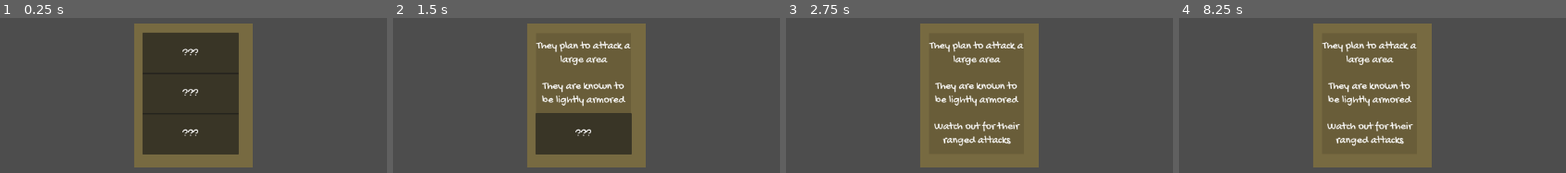
Above: before the commit, frames 1-4 (left to right).
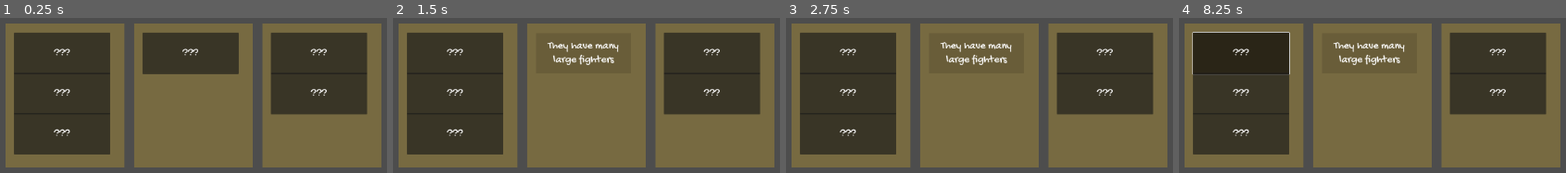
Above: after the commit, the same moments.

Repository: hulien22/ldjam54
Game: Godot game, scene res://scenes/combat.tscn
Same seed, same stepped clock (60 frames per second), same inputs: the game is played once before the commit and once after it. The project has no main scene, so this scene is started directly.
Inputs (mouse positions are in pixels of both pictures, inside the frame that each line leads up to):
- Up to frame 1 (0.25 s): no input
- Up to frame 2 (1.5 s): click (582, 53) at 0.52 s; click (582, 93) at 1.27 s
- Up to frame 3 (2.75 s): click (975, 134) at 2.02 s
- Up to frame 4 (8.25 s): tap Enter at 2.75, 4.25, 5.75 s; move the mouse to (1523, 126) at 2.77 s; click (1523, 126) at 2.92 s; tap Space at 3.5, 5, 6.5 s; move the mouse to (1213, 168) at 3.52 s; click (1213, 168) at 3.67 s; move the mouse to (1434, 56) at 4.27 s; click (1434, 56) at 4.42 s; move the mouse to (outside the picture) at 5.02 s; click (outside the picture) at 5.17 s; move the mouse to (outside the picture) at 5.77 s; click (outside the picture) at 5.92 s; move the mouse to (outside the picture) at 6.52 s; click (outside the picture) at 6.67 s; move the mouse to (1399, 148) at 7.27 s; click (1399, 148) at 7.42 s; move the mouse to (1252, 44) at 8.02 s; click (1252, 44) at 8.17 s

The runs differ from the first frame. In frame 1, 69% of the frame differs, in the area x 1-99%, y 3-97%; in frame 2, 65%; in frame 3, 60%; in frame 4, 59%.

Commit message:
add basic tactics tooltip

Diff:
--- a/scenes/combat.tscn
+++ b/scenes/combat.tscn
@@ -1,6 +1,11 @@
-[gd_scene load_steps=2 format=3 uid="uid://bds4dx4cjh170"]
+[gd_scene load_steps=3 format=3 uid="uid://bds4dx4cjh170"]
 
 [ext_resource type="Script" path="res://scripts/combat.gd" id="1_uqive"]
+[ext_resource type="PackedScene" uid="uid://7cgw8nt5wvde" path="res://scenes/tooltip.tscn" id="2_7e2x6"]
 
 [node name="combat" type="Node2D"]
 script = ExtResource("1_uqive")
+
+[node name="tooltip" parent="." instance=ExtResource("2_7e2x6")]
+position = Vector2(210, 119)
+scale = Vector2(0.6, 0.6)
--- /dev/null
+++ b/scenes/tooltip.tscn
@@ -0,0 +1,73 @@
+[gd_scene load_steps=7 format=3 uid="uid://7cgw8nt5wvde"]
+
+[ext_resource type="FontFile" uid="uid://b1yle3bl6l4qs" path="res://fonts/GochiHand-Regular.ttf" id="1_gryj3"]
+[ext_resource type="Script" path="res://scripts/tooltip.gd" id="1_ti84n"]
+
+[sub_resource type="LabelSettings" id="LabelSettings_b7788"]
+font = ExtResource("1_gryj3")
+font_size = 30
+
+[sub_resource type="LabelSettings" id="LabelSettings_5ypka"]
+font = ExtResource("1_gryj3")
+font_size = 25
+font_color = Color(0.839216, 0.839216, 0.839216, 1)
+
+[sub_resource type="LabelSettings" id="LabelSettings_fp4sk"]
+font = ExtResource("1_gryj3")
+font_size = 25
+font_color = Color(0.282353, 0.909804, 0.286275, 1)
+
+[sub_resource type="LabelSettings" id="LabelSettings_df3dj"]
+font = ExtResource("1_gryj3")
+font_size = 25
+font_color = Color(0.870588, 0.2, 0.2, 1)
+
+[node name="tooltip" type="Node2D"]
+z_index = 99
+script = ExtResource("1_ti84n")
+
+[node name="TacticTooltip" type="Node2D" parent="."]
+
+[node name="ColorRect" type="ColorRect" parent="TacticTooltip"]
+offset_right = 325.0
+offset_bottom = 409.0
+color = Color(0, 0, 0, 0.129412)
+
+[node name="Title" type="Label" parent="TacticTooltip"]
+offset_top = 8.0
+offset_right = 328.0
+offset_bottom = 48.0
+text = "The Beeg Bonk"
+label_settings = SubResource("LabelSettings_b7788")
+horizontal_alignment = 1
+text_overrun_behavior = 1
+
+[node name="Desc" type="Label" parent="TacticTooltip"]
+offset_left = 9.0
+offset_top = 57.0
+offset_right = 318.0
+offset_bottom = 172.0
+text = "Hit them with the largest sticks we can find"
+label_settings = SubResource("LabelSettings_5ypka")
+autowrap_mode = 3
+text_overrun_behavior = 1
+
+[node name="Pros" type="Label" parent="TacticTooltip"]
+offset_left = 9.0
+offset_top = 171.0
+offset_right = 318.0
+offset_bottom = 286.0
+text = "+ Good against poorly armored fighters"
+label_settings = SubResource("LabelSettings_fp4sk")
+autowrap_mode = 3
+text_overrun_behavior = 1
+
+[node name="Cons" type="Label" parent="TacticTooltip"]
+offset_left = 9.0
+offset_top = 287.0
+offset_right = 318.0
+offset_bottom = 402.0
+text = "- Bad against advanced strategies and even larger sticks"
+label_settings = SubResource("LabelSettings_df3dj")
+autowrap_mode = 3
+text_overrun_behavior = 1
--- a/scripts/Global.gd
+++ b/scripts/Global.gd
@@ -24,7 +24,7 @@
 	"Omae Wa Mou Shindeiru" : Tactic.new("Omae Wa Mou Shindeiru", "Teleport behind their backs, 'Nothing personnel kid'", "Good against ranged units", "CON", [TacticHints.HINT_STEALTHY, TacticHints.HINT_SURPRISE]),
 	"Faint Attack" : Tactic.new("Faint Attack", "Pretend to faint to draw in their forces, then attack!", "Works well on dumb soldiers", "CON", [TacticHints.HINT_SMART, TacticHints.HINT_SURPRISE]),
 	"Platypus Defense" : Tactic.new("Platypus Defense", "Stab attackers with poisonous spurs", "Good against poorly armored fighters", "CON", [TacticHints.HINT_DEFENSIVE, TacticHints.HINT_WEAK]),
-	"Tank You Very Much" : Tactic.new("Tank You Very Much", "Steal enemy tanks and attack with them", "Really good if they have tanks", "Really bad if they don't", [TacticHints.HINT_STEALTHY]),
+	"Tank You Very Much" : Tactic.new("Tank You Very Much", "Steal enemy tanks and attack with them", "Really good if they have tanks", "Really bad if they don't..", [TacticHints.HINT_STEALTHY]),
 	"Carpet Bomb" : Tactic.new("Carpet Bomb", "Cover them with the finest carpets", "Good against units that are hiding", "Bad against stronger enemies", [TacticHints.HINT_AOE, TacticHints.HINT_WEAK, TacticHints.HINT_RANGED]),
 	"Armadillo Rollout" : Tactic.new("Armadillo Rollout", "Roll armadillos at them and aim for a STRIKE!", "PRO", "CON", [TacticHints.HINT_POWERFUL_ATTACK, TacticHints.HINT_AOE]),
 	"Walk The Flank" : Tactic.new("Walk The Flank", "Put on eyepatches and attack from both sides me-mateys!", "PRO", "CON", [TacticHints.HINT_SURPRISE]),
--- a/scripts/Tactic.gd
+++ b/scripts/Tactic.gd
@@ -16,5 +16,5 @@
 	name_ = name;
 	desc_ = desc;
 	pro_ = pro;
-	con = con;
+	con_ = con;
 	hints_ = hints
--- a/scripts/combat.gd
+++ b/scripts/combat.gd
@@ -2,9 +2,19 @@
 
 var EnemyInfo = preload("res://scenes/enemyinfo.tscn");
 
+var num_tactics_: int;
+var enemy_infos_: Array;
+const offsets: Array = [[0], [-100,100], [-200,0,200]]
+
+func set_num_tactics(n:int):
+	num_tactics_ = n;
+	for i in n:
+		enemy_infos_.append(EnemyInfo.instantiate());
+		enemy_infos_.back().position = Vector2(500 + offsets[n-1][i], 130);
+		enemy_infos_.back().set_tactic(Global.get_random_tactic());
+		add_child(enemy_infos_.back());
+
+
 # Called when the node enters the scene tree for the first time.
 func _ready():
-	var ei:EnemyInfo = EnemyInfo.instantiate();
-	ei.position = Vector2(500, 130);
-	ei.set_tactic(Global.get_random_tactic());
-	add_child(ei);
+	set_num_tactics(3);
--- /dev/null
+++ b/scripts/tooltip.gd
@@ -0,0 +1,45 @@
+class_name Tooltip extends Node2D
+
+
+var last_time_touching: float = 0;
+var last_touch_object: Object = null;
+var boundary_box = null
+var padding:Vector2 = Vector2(2,2);
+
+func _process(delta):
+	if Input.is_mouse_button_pressed(MOUSE_BUTTON_LEFT):
+		visible = false;
+
+	# check if mouse is colliding with collideable object.
+	# if collides then wait min time while still touching same object to start showing
+	if (boundary_box):
+		var mouse_posn = get_global_mouse_position();
+		var border = get_viewport_rect().size - padding
+		var posnx = mouse_posn.x;
+		var posny = mouse_posn.y;
+		if (posnx + boundary_box.size.x > border.x):
+			posnx -= boundary_box.size.x
+		if (posny + boundary_box.size.y > border.y):
+			posny -= boundary_box.size.y
+		global_position = Vector2(posnx, posny);
+
+	#testing
+	last_time_touching += delta;
+	if last_time_touching > 5:
+		last_time_touching = 0;
+		visible = true;
+		set_tactic(Global.get_random_tactic());
+
+func _ready():
+	visible = false;
+
+# TODO Timer for fade in
+
+func set_tactic(tactic: Tactic):
+	$TacticTooltip/Title.text = tactic.name_;
+	$TacticTooltip/Desc.text = tactic.desc_;
+	$TacticTooltip/Pros.text = tactic.pro_;
+	$TacticTooltip/Cons.text = tactic.con_;
+	$TacticTooltip.visible = true;
+	boundary_box = $TacticTooltip/ColorRect.get_global_rect();
+	# hide other tooltips
